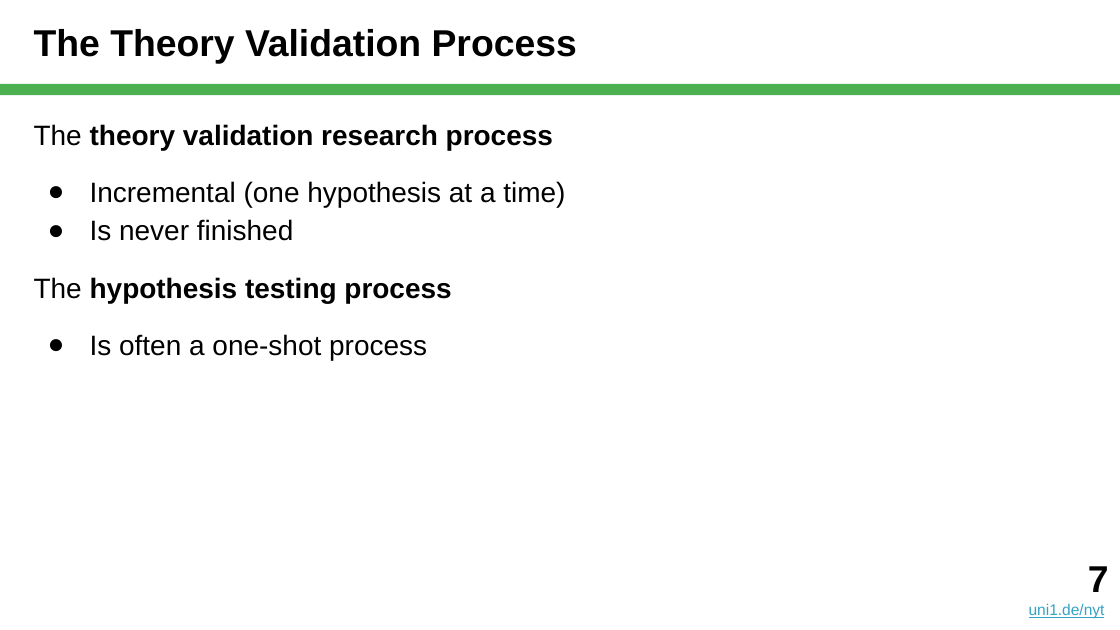
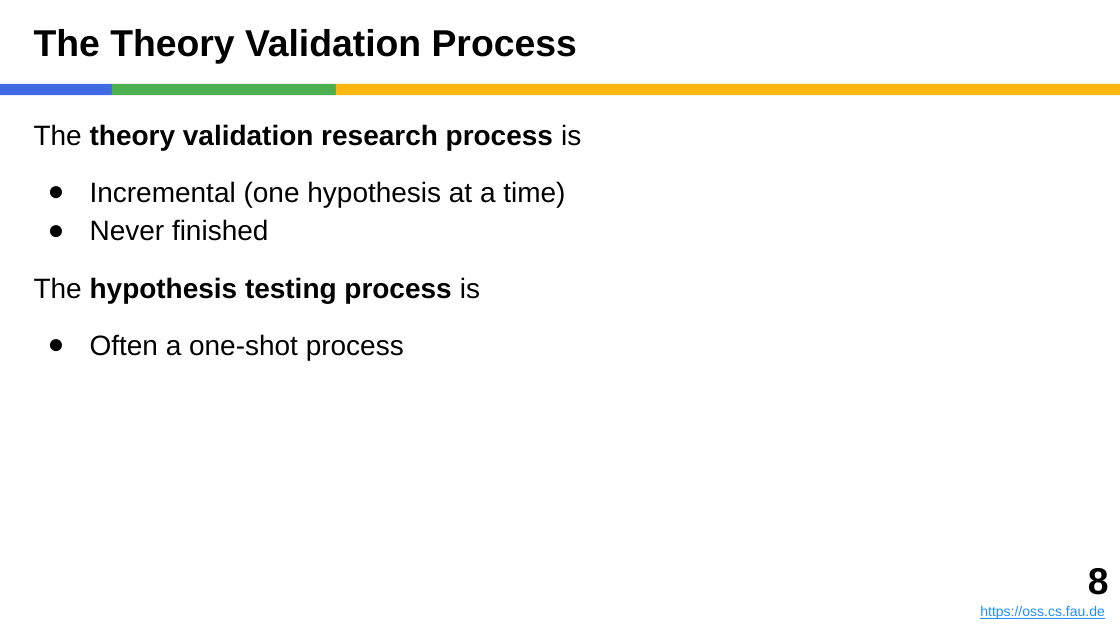
Before and after one commit to dirkriehle/nyt-course, a slide deck: slide 8 of Lecture slides/NYT D01 - Theory Validation.pptx (slide 7 before the commit). Drawn at 1120x630 pixels with LibreOffice and Linux fonts; fonts in the diff are those of the drawing. Boxes give left, top, right and bottom in pixels: in the first picture for what was removed or moved away, otherwise in the second. Text is boxed around its words. In the diff, an @@ line names an element or a change of style, - is before the commit and + after.

Commit message:
After theory building part

```diff
--- a/Lecture slides/NYT D01 - Theory Validation.pptx
+++ b/Lecture slides/NYT D01 - Theory Validation.pptx
@@ rectangle added at (0, 84, 112, 95), fill #4169E1 @@
@@ rectangle added at (112, 84, 336, 95), fill #4CAF50 @@
@@ rectangle: place and size @@
-rectangle at (0, 84, 1120, 95)
+rectangle at (336, 84, 1120, 95)
@@ rectangle at (336, 84, 1120, 95): fill #4CAF50 to #FEB612 @@
@@ text at (34, 124, 581, 150): text changed @@
-The theory validation research process
+The theory validation research process is
@@ text at (34, 219, 480, 360): text changed @@
-● Is never finished
-The hypothesis testing process
-● Is often a one-shot process
+● Never finished
+The hypothesis testing process is
+● Often a one-shot process
@@ text added at (980, 568, 1109, 619), 9 pt, text #1E90FF, underline @@
+8
+https://oss.cs.fau.de
@@ text removed at (1029, 566, 1109, 619) @@
-7
-uni1.de/nyt
```
Also in this commit, not shown: 42 other slides changed, 1 slide added, 3 other files.
